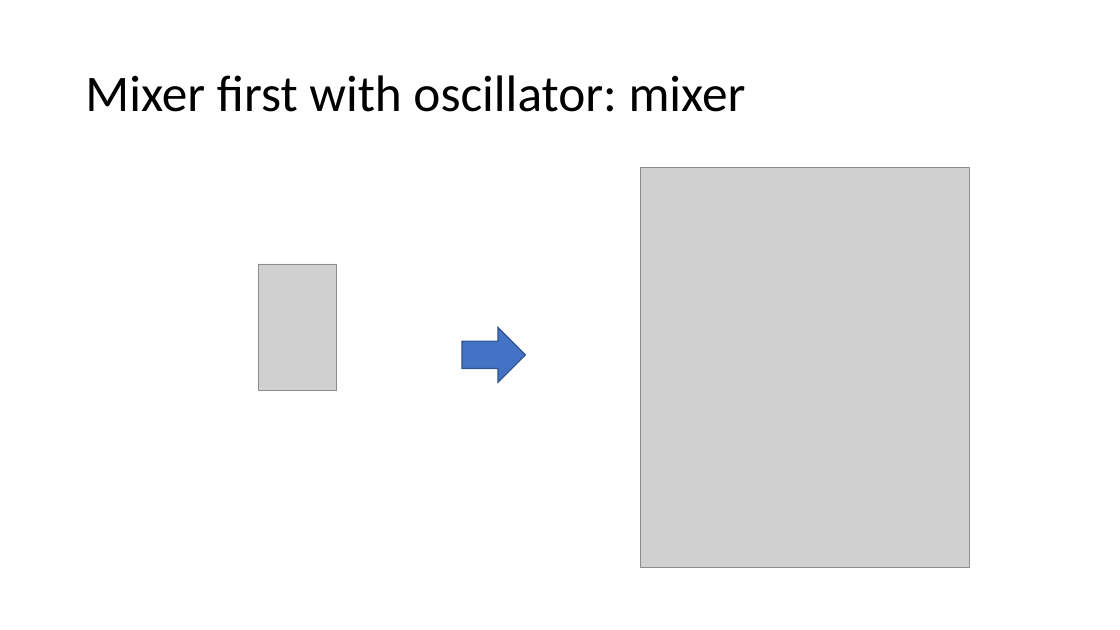
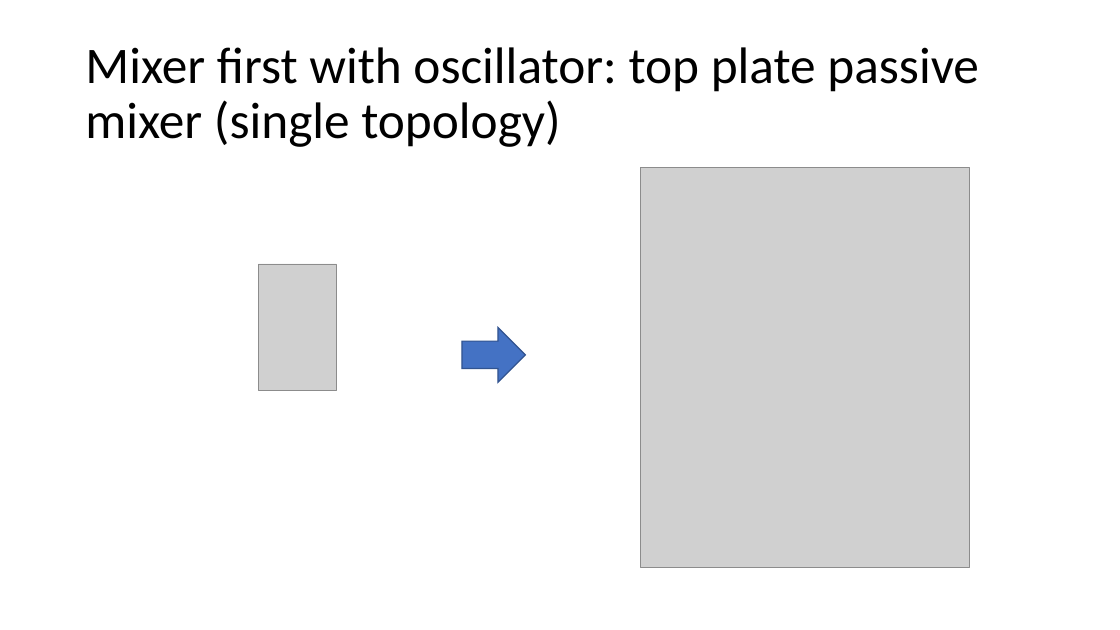
Before and after one commit to kkunal1408/GANA_circuit_data, a slide deck: slide 7 of circuit_data/source_files/individual_test_data_org/summary_results.pptx (slide 3 before the commit). Drawn at 1120x630 pixels with LibreOffice and Linux fonts; fonts in the diff are those of the drawing; grey boxes stand for pictures. Boxes give left, top, right and bottom in pixels: in the first picture for what was removed or moved away, otherwise in the second. Text is boxed around its words. In the diff, an @@ line names an element or a change of style, - is before the commit and + after.

```diff
--- a/circuit_data/source_files/individual_test_data_org/summary_results.pptx
+++ b/circuit_data/source_files/individual_test_data_org/summary_results.pptx
@@ title at box(85, 47, 979, 147): text changed @@
-Mixer first with oscillator: mixer
+Mixer first with oscillator: top plate passive mixer (single topology)
```
Also in this commit, not shown: 6 other slides changed, 11 slides added, 3 other files.
